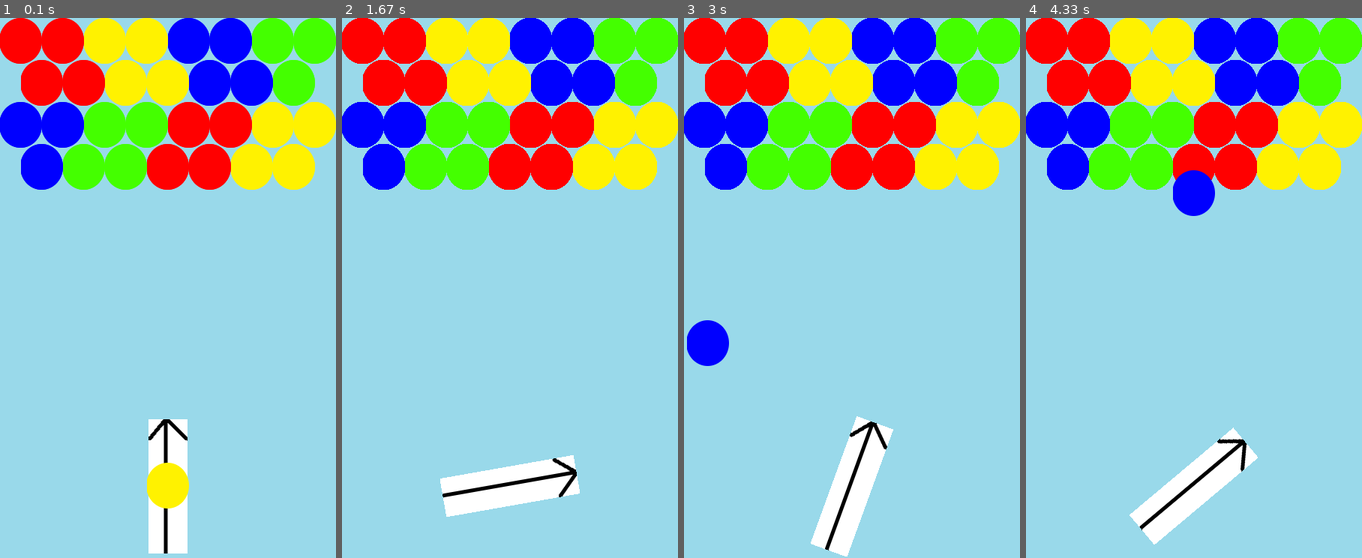
Above: before the commit, frames 1-4 (left to right).
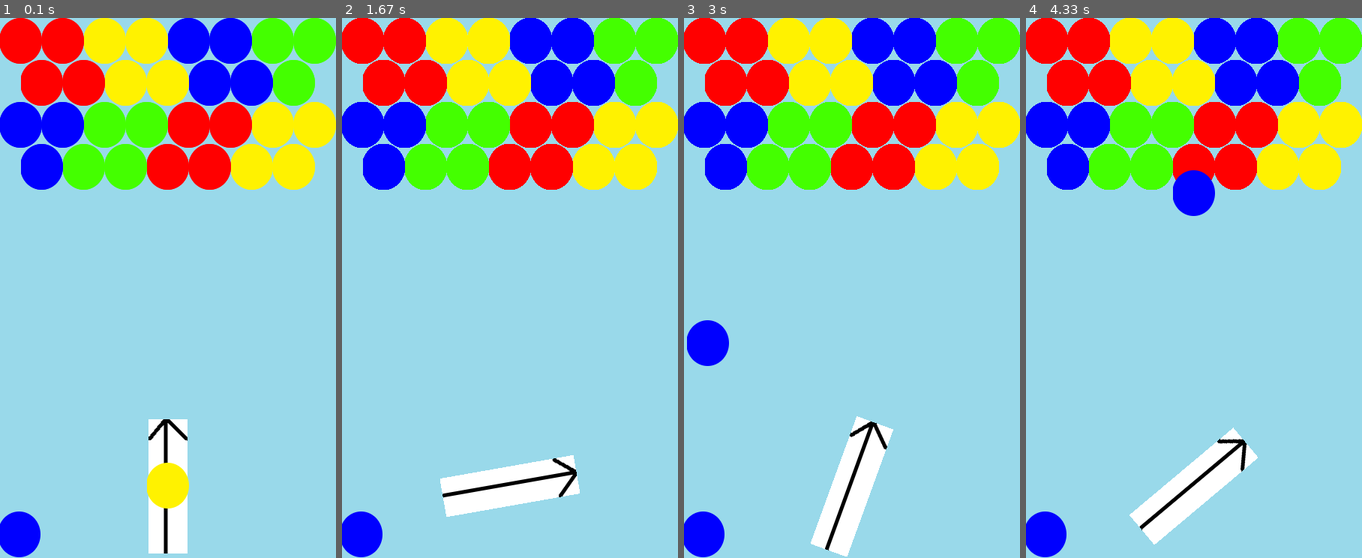
Above: after the commit, the same moments.

Repository: baehunsang/Python_ex
Game: pygame game, started from pygame/frame.py
Same seed, same stepped clock (60 frames per second), same inputs: the game is played once before the commit and once after it.
Inputs:
- Up to frame 1 (0.1 s): no input
- Up to frame 2 (1.67 s): tap Space at 0.33, 0.73, 1.03, 1.23, 1.53 s; hold Right 0.67-1.13 s; hold Right 1.17-1.63 s
- Up to frame 3 (3 s): hold Left 1.67-2.2 s; tap Space at 1.73, 2.03, 2.3, 2.6, 2.73 s; hold Left 2.23-2.63 s; hold Right from 2.67 s (still down)
- Up to frame 4 (4.33 s): tap Space at 3.03, 3.4, 3.7, 3.9, 4.2 s; release Right at 3.3 s; hold Left 3.33-3.8 s; hold Right 3.83-4.3 s

The runs differ from the first frame. In frame 1, 0.8% of the frame differs, in the area x 0-13%, y 91-100%; in frame 2, 0.8%; in frame 3, 0.8%; in frame 4, 0.8%.

Commit message:
12. Make next bubble

Diff:
--- a/pygame/frame.py
+++ b/pygame/frame.py
@@ -13,6 +13,7 @@
 MAX_RIGHT_ANGLE = 10
 MAX_LEFT_ANGLE = 170
 POINTER_POSITION = (SCREEN_WIDTH // 2, 624)
+NEXT_BUBBLE_POSITION = (26, 720 - 31)
 BUBBLE_SPEED = 0.5
 FPS = 30
 RED = 0
@@ -70,7 +71,6 @@
     def draw(self, screen):
         screen.blit(self.image, self.rect)
 
-
 class Pointer(Game_Object):
     def __init__(self, image):
         super().__init__(image)
@@ -105,9 +105,6 @@
 
     def get_angle(self):
         return self.angle
-
-
-
 
 class Bubble(Game_Object):
     def __init__(self, image, color:str, position=(0,0)):
@@ -232,6 +229,7 @@
         self.bubbles = Bubble_Group(self.images.get_bubbles())
         self.pointer = Pointer(self.images.get_pointer())
         self.current_bubble = None
+        self.next_bubble = None
         self.fire = False
 
     def set_game_loop(self):
@@ -248,6 +246,7 @@
             self.draw_pointer()
 
             self.draw_current_bubble()
+            self.draw_next_bubble()
 
             self.delete_current_bubble()
 
@@ -259,7 +258,9 @@
 
     def revolve_bubble(self):
         if not self.current_bubble:
-            self.prepare_bubbles()
+            self.prepare_current_bubble()
+        if not self.next_bubble:
+            self.prepare_next_bubble()
 
     def draw_screen(self):
         self.bubbles.add_bubble_into_group(self.map.get_map())
@@ -276,9 +277,14 @@
                     self.current_bubble.move(self.df)
                 self.current_bubble.draw(self.screen)
 
+    def draw_next_bubble(self):
+        self.next_bubble.draw(self.screen)
+
     def delete_current_bubble(self):
         if self.current_bubble.is_movement_end():
-                self.current_bubble = None
+                self.current_bubble = self.next_bubble
+                self.current_bubble.set_rect(POINTER_POSITION)
+                self.next_bubble = None
                 self.fire = False
 
     def manage_events(self):
@@ -308,13 +314,16 @@
         self.fire = True
         self.current_bubble.set_angle(self.pointer.get_angle())
 
-    def prepare_bubbles(self):
-        self.current_bubble = self.create_bubble()
-
-    def create_bubble(self):
+    def prepare_current_bubble(self):
+        self.current_bubble = self.create_bubble(POINTER_POSITION)
+
+    def prepare_next_bubble(self):
+        self.next_bubble = self.create_bubble(NEXT_BUBBLE_POSITION)
+
+    def create_bubble(self, position):
         color = self.get_random_color()
         image = self.images.get_bubble_of(self.number_of(color))
-        return Bubble(image, color, POINTER_POSITION)
+        return Bubble(image, color, position)
 
     def get_random_color(self):
         return random.choice(self.map.get_colors())
